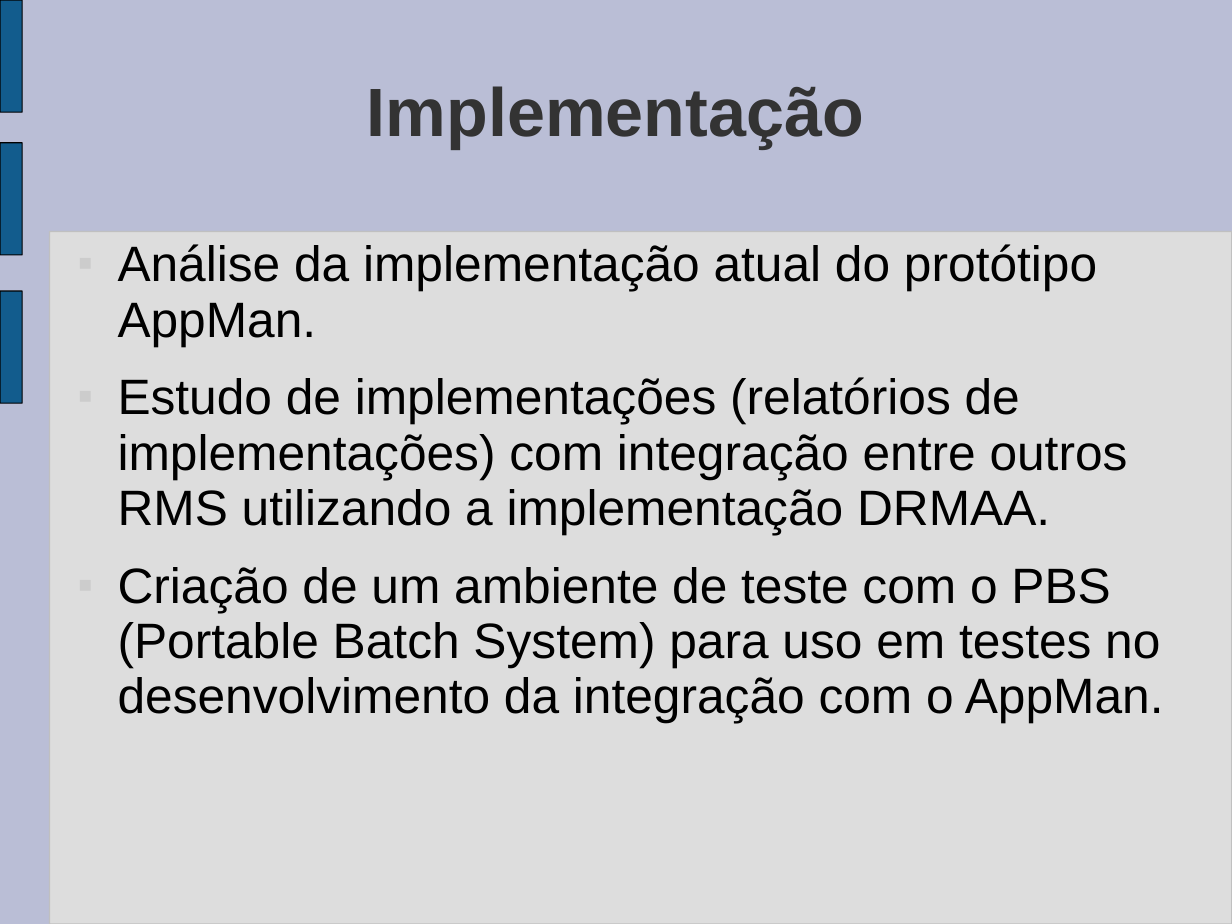
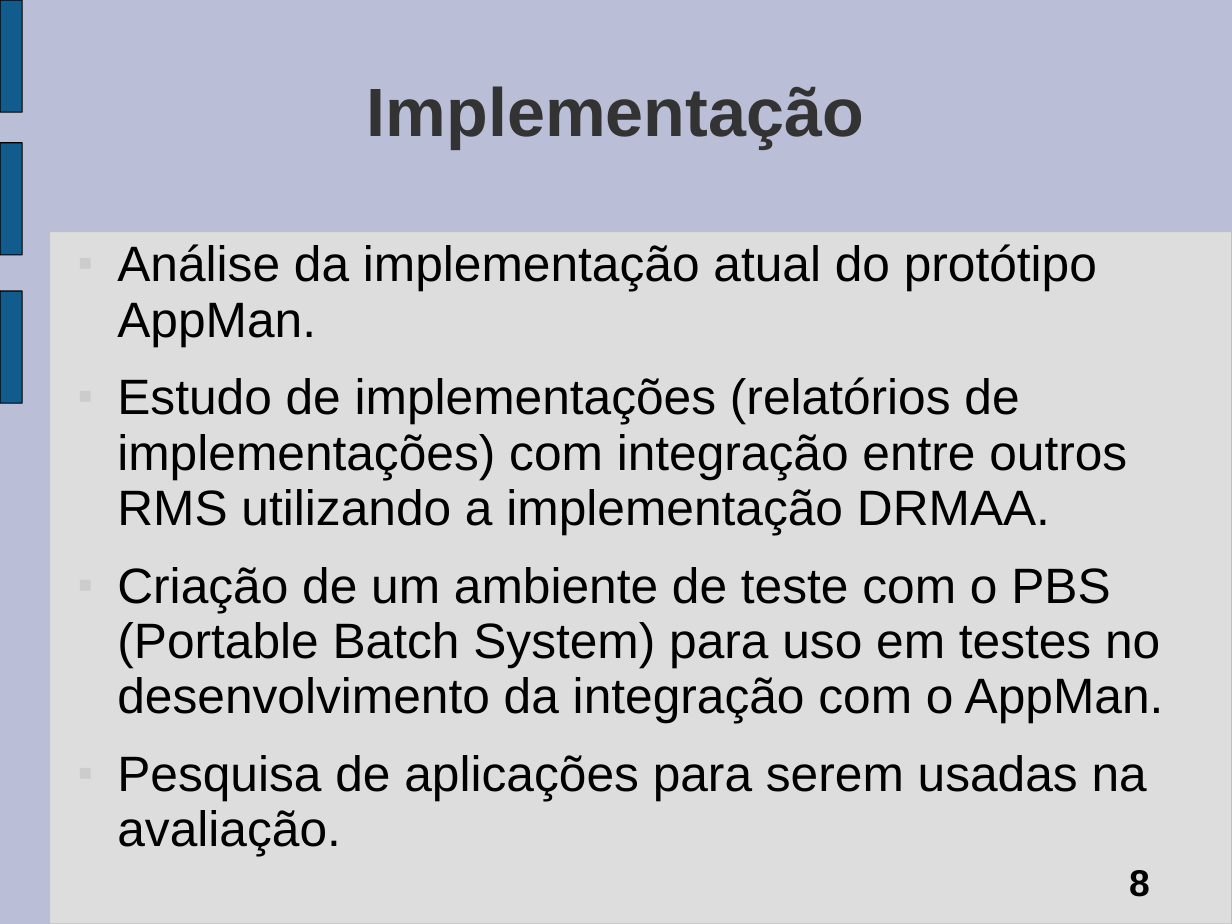
Before and after one commit to tonismar/tcc-tonismar, a slide deck: slide 8 of TCC/Monografia/SeminarioAndamento.ppt. Drawn at 1232x924 pixels with LibreOffice and Linux fonts; fonts in the diff are those of the drawing. Boxes give left, top, right and bottom in pixels: in the first picture for what was removed or moved away, otherwise in the second. Text is boxed around its words. In the diff, an @@ line names an element or a change of style, - is before the commit and + after.

```diff
--- a/TCC/Monografia/SeminarioAndamento.ppt
+++ b/TCC/Monografia/SeminarioAndamento.ppt
@@ text at (117, 755, 1147, 856): paragraph added @@
+■ Pesquisa de aplicações para serem usadas na avaliação.
@@ page number added at (1129, 870, 1150, 897), 24 pt, text #000000, bold @@
+8
```
Also in this commit, not shown: 11 other slides changed.
